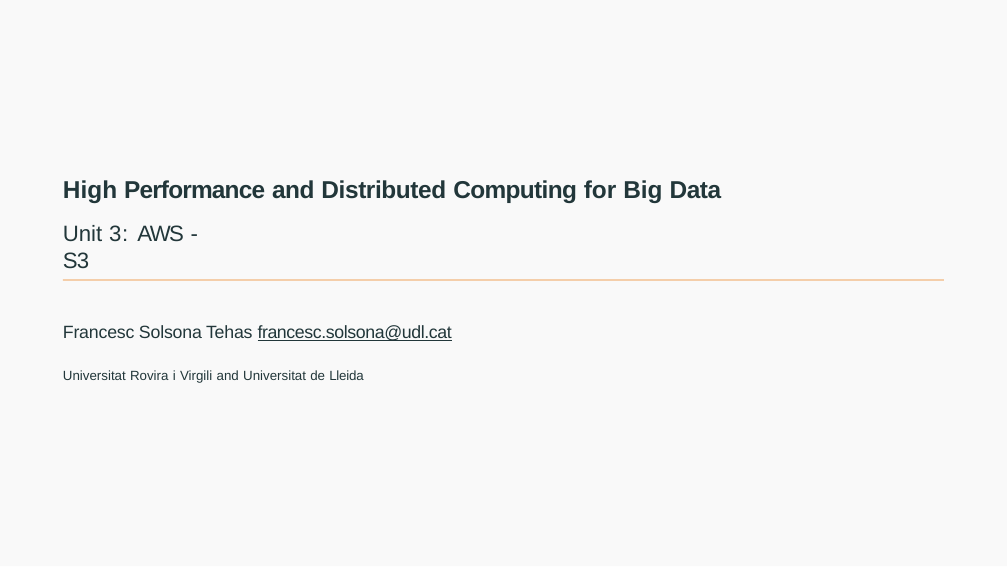
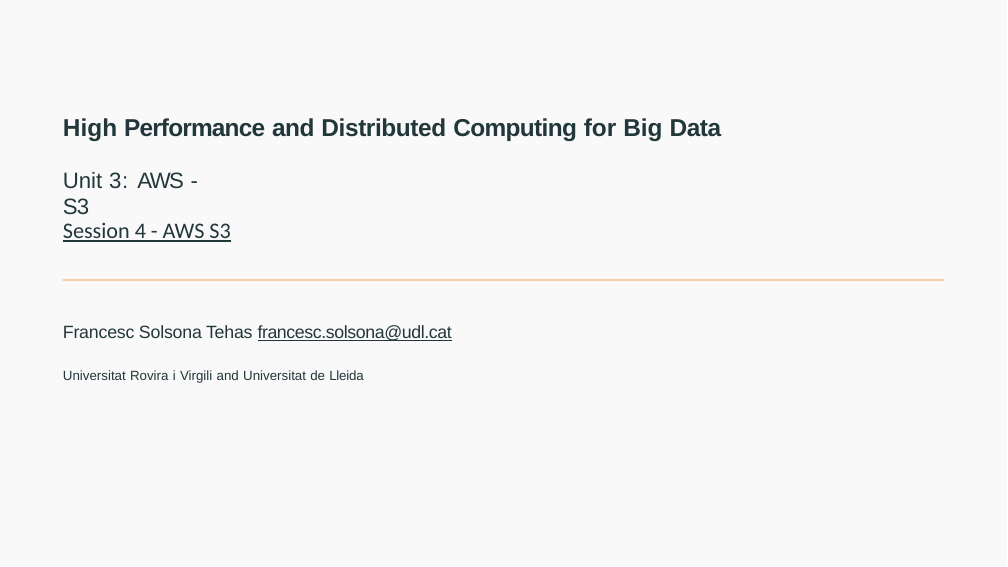
Before and after one commit to joanpaucm/HPDCB, a slide deck: slide 1 of src/slides/Session 4 - AWS S3-2026.pptx. Drawn at 1008x567 pixels with LibreOffice and Linux fonts; fonts in the diff are those of the drawing. Boxes give left, top, right and bottom in pixels: in the first picture for what was removed or moved away, otherwise in the second. Text is boxed around its words. In the diff, an @@ line names an element or a change of style, - is before the commit and + after.

```diff
--- a/src/slides/Session 4 - AWS S3-2026.pptx
+++ b/src/slides/Session 4 - AWS S3-2026.pptx
@@ text "High Performance and Distributed Computing ...": place and size @@
-text "High Performance and Distributed Computing ..." at bbox=[63, 180, 722, 203]
+text "High Performance and Distributed Computing ..." at bbox=[63, 118, 722, 141]
@@ text "Unit 3: AWS - S3": place and size @@
-text "Unit 3: AWS - S3" at bbox=[63, 225, 183, 269]
+text "Unit 3: AWS - S3" at bbox=[63, 172, 183, 215]
@@ text added at bbox=[63, 222, 230, 242], 10 pt, text #22373A, underline @@
+Session 4 - AWS S3
```
Also in this commit, not shown: 7 other files.
